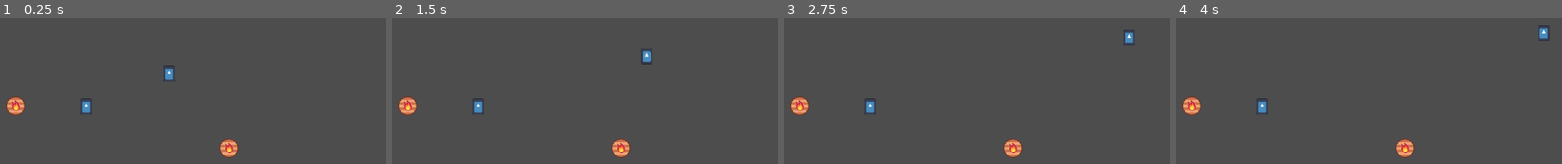
Above: before the commit, frames 1-4 (left to right).
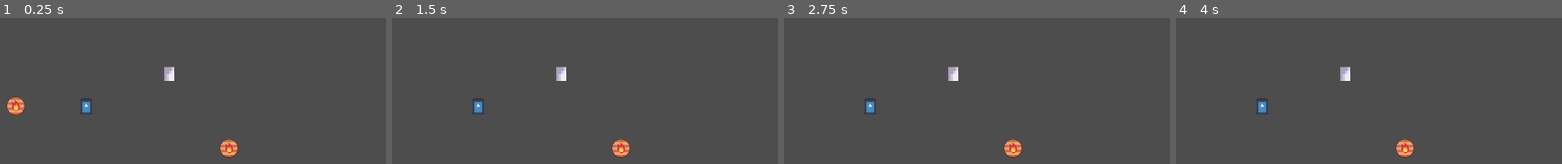
Above: after the commit, the same moments.

Repository: zazak03/kaboum
Game: Godot game, scene res://barrel_playground.tscn
Same seed, same stepped clock (60 frames per second), same inputs: the game is played once before the commit and once after it. This scene is started directly instead of the project's main scene. The engine's default icon, where the game draws it, is replaced by a stand-in: a white triangle on a blue panel in a dark square.
Inputs (mouse positions are in pixels of both pictures, inside the frame that each line leads up to):
- Up to frame 1 (0.25 s): no input
- Up to frame 2 (1.5 s): tap Enter at 0.5 s; move the mouse to (outside the picture) at 0.52 s; click (outside the picture) at 0.6 s; tap Space at 1.25 s; move the mouse to (outside the picture) at 1.27 s; click (outside the picture) at 1.35 s
- Up to frame 3 (2.75 s): tap Enter at 2 s; move the mouse to (1100, 69) at 2.02 s; click (1100, 69) at 2.1 s
- Up to frame 4 (4 s): tap Space at 2.75 s; move the mouse to (outside the picture) at 2.77 s; click (outside the picture) at 2.85 s; tap Enter at 3.5 s; move the mouse to (outside the picture) at 3.52 s; click (outside the picture) at 3.6 s

The runs differ from the first frame. In frame 1, 0.3% of the frame differs, in the area x 42-46%, y 32-44%; in frame 2, 1.0%; in frame 3, 1.0%; in frame 4, 1.0%, in the area x 1-97%, y 5-67%.
Error before the commit: Invalid access to property or key 'game_is_playing' on a base object of type 'null instance'. (res://Barel.gd:25)
Error after the commit: Invalid access to property or key 'game_is_playing' on a base object of type 'null instance'. (res://Barel.gd:27)

Commit message:
truuuucs

Diff:
--- a/Barel.gd
+++ b/Barel.gd
@@ -17,8 +17,10 @@
 			var direction = (debris.global_position - $Barrel.global_position)
 			var puissance_de_propulsage = (largeur_area2D - $Barrel.global_position.distance_to(debris.global_position)) * force
 			debris.apply_impulse(direction.normalized() * puissance_de_propulsage)
-			get_tree().root.get_node("home").Score += puissance_de_propulsage
+			get_tree().root.get_node("home").Score += int(puissance_de_propulsage/4)
 	hide()
+
+
 
 # Called every frame. 'delta' is the elapsed time since the previous frame.
 func _process(delta):
--- a/barrel.tscn
+++ b/barrel.tscn
@@ -1,19 +1,20 @@
-[gd_scene load_steps=6 format=3 uid="uid://chft05mglcw07"]
+[gd_scene load_steps=6 format=3 uid="uid://crejtmpghpjrw"]
 
 [ext_resource type="Script" path="res://Barel.gd" id="1_cymhm"]
-[ext_resource type="Texture2D" uid="uid://gcnmahr283dm" path="res://Assets/Sprites/barel-1.png" id="2_awykn"]
+[ext_resource type="Texture2D" uid="uid://cf85pho0glugq" path="res://Assets/Sprites/barel-1.png" id="2_awykn"]
 
 [sub_resource type="CircleShape2D" id="CircleShape2D_ebl4u"]
-radius = 17.0294
+radius = 17.0
 
 [sub_resource type="CircleShape2D" id="CircleShape2D_rxjdy"]
-radius = 285.344
+radius = 177.282
 
 [sub_resource type="CircleShape2D" id="CircleShape2D_hvql0"]
-radius = 17.0
+radius = 18.0
 
 [node name="Barrel" type="StaticBody2D"]
 script = ExtResource("1_cymhm")
+force = 5
 
 [node name="mouse_collision" type="CollisionShape2D" parent="."]
 shape = SubResource("CircleShape2D_ebl4u")
--- a/barrel_playground.tscn
+++ b/barrel_playground.tscn
@@ -28,7 +28,6 @@
 
 [node name="Barrel3" parent="." instance=ExtResource("4_62ipr")]
 position = Vector2(-40, -2)
-force = 10
 
 [node name="debris" parent="." instance=ExtResource("4_e45t2")]
 position = Vector2(203, -52)
--- a/debris.tscn
+++ b/debris.tscn
@@ -1,18 +1,19 @@
 [gd_scene load_steps=4 format=3 uid="uid://bua1gjp885u7y"]
 
-[ext_resource type="Texture2D" uid="uid://c6xfwbi6wwc6e" path="res://icon.svg" id="1_0xwlh"]
 [ext_resource type="Script" path="res://debris.gd" id="1_tymk2"]
+[ext_resource type="Texture2D" uid="uid://nmgeckf1y06k" path="res://Assets/Sprites/debris.png" id="2_xsk7w"]
 
 [sub_resource type="CapsuleShape2D" id="CapsuleShape2D_t2xu4"]
 
 [node name="debris" type="RigidBody2D" groups=["debris"]]
 gravity_scale = 0.0
-linear_damp = 2.0
+linear_damp = 1.0
 script = ExtResource("1_tymk2")
 
 [node name="Sprite2D" type="Sprite2D" parent="."]
-scale = Vector2(0.144531, 0.195312)
-texture = ExtResource("1_0xwlh")
+texture_filter = 1
+scale = Vector2(4, 5.38)
+texture = ExtResource("2_xsk7w")
 
 [node name="CollisionShape2D" type="CollisionShape2D" parent="."]
 shape = SubResource("CapsuleShape2D_t2xu4")
--- a/home.gd
+++ b/home.gd
@@ -25,11 +25,15 @@
 	for barrel in get_node("barrels").get_children():
 
 		if barrel.position.x - radius <= get_global_mouse_position().x and get_global_mouse_position().x <= barrel.position.x + radius and barrel.position.y - radius <= get_global_mouse_position().y and get_global_mouse_position().y <= barrel.position.y + radius :
-			if Input.is_action_just_pressed("click"):picked = barrel
+			if Input.is_action_just_pressed("click"):
+				picked = barrel
+				barrel.get_node("mouse_collision").disabled = true
 
 		if picked != null:
 			picked.position=get_global_mouse_position()
-			if Input.is_action_just_released("click"):picked = null
+			if Input.is_action_just_released("click"):
+				picked = null
+				barrel.get_node("mouse_collision").disabled = false
 
 
 func _on_button_pressed():
--- a/home.tscn
+++ b/home.tscn
@@ -1,6 +1,7 @@
-[gd_scene load_steps=9 format=3 uid="uid://dwdk70c2hin3h"]
+[gd_scene load_steps=10 format=3 uid="uid://dy255vmx6v0t5"]
 
 [ext_resource type="Script" path="res://home.gd" id="1_p8gtn"]
+[ext_resource type="PackedScene" uid="uid://crejtmpghpjrw" path="res://barrel.tscn" id="2_7ssks"]
 [ext_resource type="PackedScene" uid="uid://bua1gjp885u7y" path="res://debris.tscn" id="3_x2qin"]
 
 [sub_resource type="LabelSettings" id="LabelSettings_hjkcp"]
@@ -18,6 +19,9 @@
 outline_size = 5
 outline_color = Color(0, 0, 0, 1)
 
+[sub_resource type="Theme" id="Theme_1aiis"]
+default_font_size = 30
+
 [sub_resource type="PhysicsMaterial" id="PhysicsMaterial_03fn8"]
 bounce = 1.0
 
@@ -25,13 +29,8 @@
 a = Vector2(0, 2)
 b = Vector2(965, 1)
 
-[sub_resource type="Theme" id="Theme_1aiis"]
-default_font_size = 30
-
 [node name="home" type="Node2D"]
 script = ExtResource("1_p8gtn")
-number_of_barrel = 10
-number_of_random_debris = 50
 
 [node name="Ui" type="Control" parent="."]
 layout_mode = 3
@@ -94,43 +93,6 @@
 horizontal_alignment = 1
 autowrap_mode = 3
 
-[node name="walls" type="Node2D" parent="."]
-
-[node name="wall" type="StaticBody2D" parent="walls"]
-physics_material_override = SubResource("PhysicsMaterial_03fn8")
-
-[node name="CollisionShape2D" type="CollisionShape2D" parent="walls/wall"]
-shape = SubResource("SegmentShape2D_tc14i")
-
-[node name="wall2" type="StaticBody2D" parent="walls"]
-position = Vector2(0, 648)
-physics_material_override = SubResource("PhysicsMaterial_03fn8")
-
-[node name="CollisionShape2D" type="CollisionShape2D" parent="walls/wall2"]
-shape = SubResource("SegmentShape2D_tc14i")
-
-[node name="wall3" type="StaticBody2D" parent="walls"]
-rotation = 1.5708
-physics_material_override = SubResource("PhysicsMaterial_03fn8")
-
-[node name="CollisionShape2D" type="CollisionShape2D" parent="walls/wall3"]
-shape = SubResource("SegmentShape2D_tc14i")
-
-[node name="wall4" type="StaticBody2D" parent="walls"]
-position = Vector2(968, 0)
-rotation = 1.5708
-physics_material_override = SubResource("PhysicsMaterial_03fn8")
-
-[node name="CollisionShape2D" type="CollisionShape2D" parent="walls/wall4"]
-shape = SubResource("SegmentShape2D_tc14i")
-
-[node name="barrels" type="Node2D" parent="."]
-
-[node name="debris_list" type="Node2D" parent="."]
-
-[node name="debris" parent="debris_list" instance=ExtResource("3_x2qin")]
-position = Vector2(406, 290)
-
 [node name="kaboum" type="Button" parent="."]
 offset_left = 420.0
 offset_top = 587.0
@@ -146,5 +108,109 @@
 offset_bottom = 39.0
 text = "RESET !"
 
+[node name="walls" type="Node2D" parent="."]
+
+[node name="wall" type="StaticBody2D" parent="walls"]
+physics_material_override = SubResource("PhysicsMaterial_03fn8")
+
+[node name="CollisionShape2D" type="CollisionShape2D" parent="walls/wall"]
+shape = SubResource("SegmentShape2D_tc14i")
+
+[node name="wall2" type="StaticBody2D" parent="walls"]
+position = Vector2(0, 648)
+physics_material_override = SubResource("PhysicsMaterial_03fn8")
+
+[node name="CollisionShape2D" type="CollisionShape2D" parent="walls/wall2"]
+shape = SubResource("SegmentShape2D_tc14i")
+
+[node name="wall3" type="StaticBody2D" parent="walls"]
+rotation = 1.5708
+physics_material_override = SubResource("PhysicsMaterial_03fn8")
+
+[node name="CollisionShape2D" type="CollisionShape2D" parent="walls/wall3"]
+shape = SubResource("SegmentShape2D_tc14i")
+
+[node name="wall4" type="StaticBody2D" parent="walls"]
+position = Vector2(968, 0)
+rotation = 1.5708
+physics_material_override = SubResource("PhysicsMaterial_03fn8")
+
+[node name="CollisionShape2D" type="CollisionShape2D" parent="walls/wall4"]
+shape = SubResource("SegmentShape2D_tc14i")
+
+[node name="barrels" type="Node2D" parent="."]
+
+[node name="barrel_explose_debut" parent="barrels" instance=ExtResource("2_7ssks")]
+modulate = Color(0.713726, 0.231373, 0.945098, 1)
+position = Vector2(1010, 252)
+
+[node name="Barrel2" parent="barrels" instance=ExtResource("2_7ssks")]
+position = Vector2(1098, 164)
+
+[node name="Barrel3" parent="barrels" instance=ExtResource("2_7ssks")]
+position = Vector2(1074, 316)
+
+[node name="debris_list" type="Node2D" parent="."]
+
+[node name="debris" parent="debris_list" instance=ExtResource("3_x2qin")]
+position = Vector2(344, 238)
+
+[node name="debris2" parent="debris_list" instance=ExtResource("3_x2qin")]
+position = Vector2(536, 327)
+
+[node name="debris3" parent="debris_list" instance=ExtResource("3_x2qin")]
+position = Vector2(305, 264)
+
+[node name="debris4" parent="debris_list" instance=ExtResource("3_x2qin")]
+position = Vector2(541, 153)
+
+[node name="debris5" parent="debris_list" instance=ExtResource("3_x2qin")]
+position = Vector2(316, 84)
+
+[node name="debris6" parent="debris_list" instance=ExtResource("3_x2qin")]
+position = Vector2(480, 414)
+
+[node name="debris7" parent="debris_list" instance=ExtResource("3_x2qin")]
+position = Vector2(672, 503)
+
+[node name="debris8" parent="debris_list" instance=ExtResource("3_x2qin")]
+position = Vector2(441, 440)
+
+[node name="debris9" parent="debris_list" instance=ExtResource("3_x2qin")]
+position = Vector2(677, 329)
+
+[node name="debris10" parent="debris_list" instance=ExtResource("3_x2qin")]
+position = Vector2(452, 260)
+
+[node name="debris11" parent="debris_list" instance=ExtResource("3_x2qin")]
+position = Vector2(104, 270)
+
+[node name="debris12" parent="debris_list" instance=ExtResource("3_x2qin")]
+position = Vector2(296, 359)
+
+[node name="debris13" parent="debris_list" instance=ExtResource("3_x2qin")]
+position = Vector2(65, 296)
+
+[node name="debris14" parent="debris_list" instance=ExtResource("3_x2qin")]
+position = Vector2(301, 185)
+
+[node name="debris15" parent="debris_list" instance=ExtResource("3_x2qin")]
+position = Vector2(76, 116)
+
+[node name="debris16" parent="debris_list" instance=ExtResource("3_x2qin")]
+position = Vector2(240, 446)
+
+[node name="debris17" parent="debris_list" instance=ExtResource("3_x2qin")]
+position = Vector2(432, 535)
+
+[node name="debris18" parent="debris_list" instance=ExtResource("3_x2qin")]
+position = Vector2(201, 472)
+
+[node name="debris19" parent="debris_list" instance=ExtResource("3_x2qin")]
+position = Vector2(437, 361)
+
+[node name="debris20" parent="debris_list" instance=ExtResource("3_x2qin")]
+position = Vector2(212, 292)
+
 [connection signal="pressed" from="kaboum" to="." method="_on_button_pressed"]
 [connection signal="pressed" from="reset" to="." method="_on_reset_pressed"]
